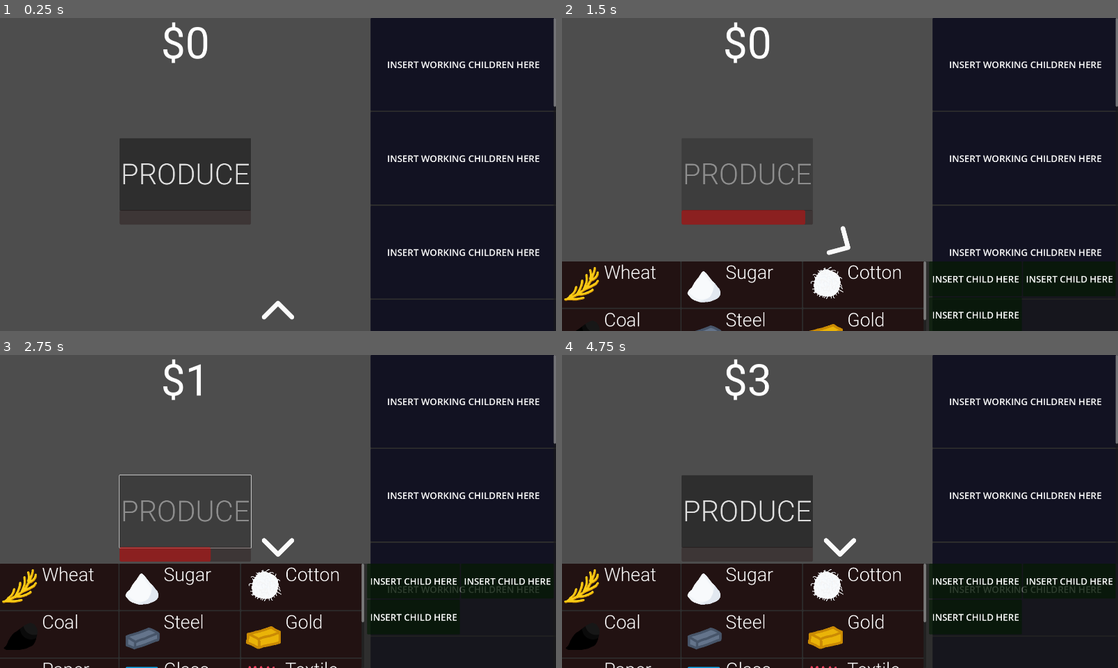
Above: before the commit, frames 1-4 (two rows, left to right).
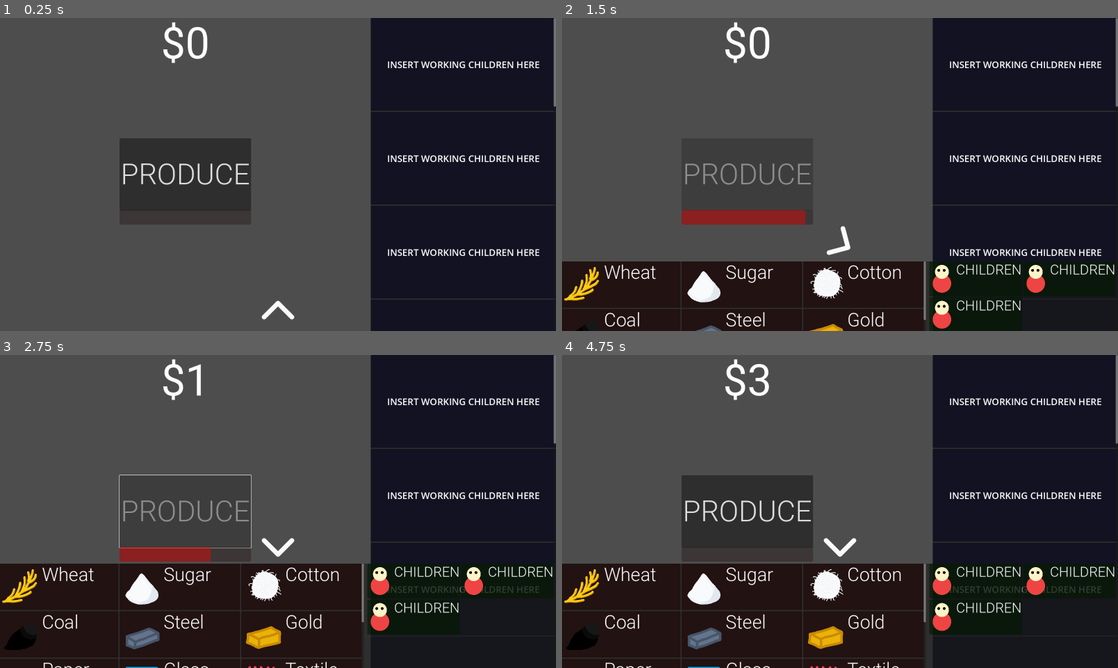
Above: after the commit, the same moments.

Repository: LowBudgetGameDev/Industrial-Revolution-Game
Game: Godot game, scene res://Scenes/Game_Scene.tscn
Same seed, same stepped clock (60 frames per second), same inputs: the game is played once before the commit and once after it.
Inputs (mouse positions are in pixels of both pictures, inside the frame that each line leads up to):
- Up to frame 1 (0.25 s): no input
- Up to frame 2 (1.5 s): click "PRODUCE" at 0.5 s; click (840, 312) at 1.25 s
- Up to frame 3 (2.75 s): click "PRODUCE" at 2 s
- Up to frame 4 (4.75 s): click (840, 545) at 2.75 s; click "PRODUCE" at 3.5 s; click (840, 649) at 4.25 s

The runs differ from the first frame. In frame 1, 0.1% of the frame differs, in the area x 22-97%, y 4-96%; in frame 2, 1.7%; in frame 3, 1.8%; in frame 4, 1.8%, in the area x 0-100%, y 4-100%.

Commit message:
upscaled game by 1.5 times. also added human

Diff:
--- a/Scenes/AssetWorkerUI.tscn
+++ b/Scenes/AssetWorkerUI.tscn
@@ -6,8 +6,8 @@
 anchors_preset = 15
 anchor_right = 1.0
 anchor_bottom = 1.0
-offset_right = -1920.0
-offset_bottom = -1080.0
+offset_right = -2240.0
+offset_bottom = -1300.0
 grow_horizontal = 2
 grow_vertical = 2
 
--- a/Scenes/Game_Scene.tscn
+++ b/Scenes/Game_Scene.tscn
@@ -7,6 +7,7 @@
 [node name="Node2D" type="Node2D"]
 
 [node name="Camera2D" type="Camera2D" parent="."]
+zoom = Vector2(1.5, 1.5)
 
 [node name="MoneyManager" type="Node2D" parent="."]
 script = ExtResource("2_6htfx")
--- /dev/null
+++ b/Scenes/Human.tscn
@@ -0,0 +1,37 @@
+[gd_scene load_steps=4 format=3 uid="uid://bpx3he5kcmckm"]
+
+[ext_resource type="Texture2D" uid="uid://ex0ydaurea2q" path="res://Textures/People.png" id="1_wk3j1"]
+
+[sub_resource type="AtlasTexture" id="AtlasTexture_l1okm"]
+atlas = ExtResource("1_wk3j1")
+region = Rect2(0, 0, 256, 256)
+
+[sub_resource type="AtlasTexture" id="AtlasTexture_h7fhp"]
+atlas = ExtResource("1_wk3j1")
+region = Rect2(0, 256, 256, 256)
+
+[node name="Human" type="Control"]
+custom_minimum_size = Vector2(256, 384)
+layout_mode = 3
+anchors_preset = 15
+anchor_right = 1.0
+anchor_bottom = 1.0
+offset_right = -1920.0
+offset_bottom = -1080.0
+grow_horizontal = 2
+grow_vertical = 2
+
+[node name="Body" type="TextureRect" parent="."]
+layout_mode = 0
+offset_top = 128.0
+offset_right = 256.0
+offset_bottom = 384.0
+texture = SubResource("AtlasTexture_l1okm")
+
+[node name="Head" type="TextureRect" parent="."]
+layout_mode = 1
+offset_left = 32.0
+offset_right = 288.0
+offset_bottom = 256.0
+scale = Vector2(0.75, 0.75)
+texture = SubResource("AtlasTexture_h7fhp")
--- a/Scenes/MarketAssetUI.tscn
+++ b/Scenes/MarketAssetUI.tscn
@@ -9,8 +9,8 @@
 anchors_preset = 15
 anchor_right = 1.0
 anchor_bottom = 1.0
-offset_right = -1920.0
-offset_bottom = -1080.0
+offset_right = -2464.0
+offset_bottom = -1460.0
 grow_horizontal = 2
 grow_vertical = 2
 script = ExtResource("1_ir5m4")
--- a/Scenes/MarketWorkerUI.tscn
+++ b/Scenes/MarketWorkerUI.tscn
@@ -1,4 +1,7 @@
-[gd_scene format=3 uid="uid://d3sur0ighbywx"]
+[gd_scene load_steps=3 format=3 uid="uid://d3sur0ighbywx"]
+
+[ext_resource type="PackedScene" uid="uid://bpx3he5kcmckm" path="res://Scenes/Human.tscn" id="1_l3lhr"]
+[ext_resource type="FontFile" uid="uid://dtxa1ss1665cq" path="res://Fonts/Roboto-Light.ttf" id="2_lavk4"]
 
 [node name="MarketWorkerUI" type="Control"]
 custom_minimum_size = Vector2(320, 120)
@@ -6,8 +9,8 @@
 anchors_preset = 15
 anchor_right = 1.0
 anchor_bottom = 1.0
-offset_right = -1920.0
-offset_bottom = -1080.0
+offset_right = -2560.0
+offset_bottom = -1500.0
 grow_horizontal = 2
 grow_vertical = 2
 
@@ -20,20 +23,29 @@
 grow_horizontal = 2
 grow_vertical = 2
 
-[node name="RichTextLabel" type="RichTextLabel" parent="Panel"]
+[node name="Human" parent="." instance=ExtResource("1_l3lhr")]
 layout_mode = 1
-anchors_preset = 8
-anchor_left = 0.5
-anchor_top = 0.5
-anchor_right = 0.5
-anchor_bottom = 0.5
-offset_left = -149.5
-offset_top = -22.5
-offset_right = 149.5
-offset_bottom = 22.5
-grow_horizontal = 2
-grow_vertical = 2
-theme_override_font_sizes/normal_font_size = 32
-text = "INSERT CHILD HERE"
+anchors_preset = 0
+anchor_right = 0.0
+anchor_bottom = 0.0
+offset_left = 12.0
+offset_top = 12.0
+offset_right = 268.0
+offset_bottom = 396.0
+grow_horizontal = 1
+grow_vertical = 1
+scale = Vector2(0.25, 0.25)
+
+[node name="WorkerName" type="RichTextLabel" parent="."]
+layout_mode = 1
+anchors_preset = 1
+anchor_left = 1.0
+anchor_right = 1.0
+offset_left = -225.0
+offset_bottom = 57.0
+grow_horizontal = 0
+theme_override_fonts/normal_font = ExtResource("2_lavk4")
+theme_override_font_sizes/normal_font_size = 48
+text = "CHILDREN"
 fit_content = true
 autowrap_mode = 0
--- a/project.godot
+++ b/project.godot
@@ -17,6 +17,6 @@
 
 [display]
 
-window/size/viewport_width=1920
-window/size/viewport_height=1080
+window/size/viewport_width=2880
+window/size/viewport_height=1620
 window/stretch/mode="viewport"
